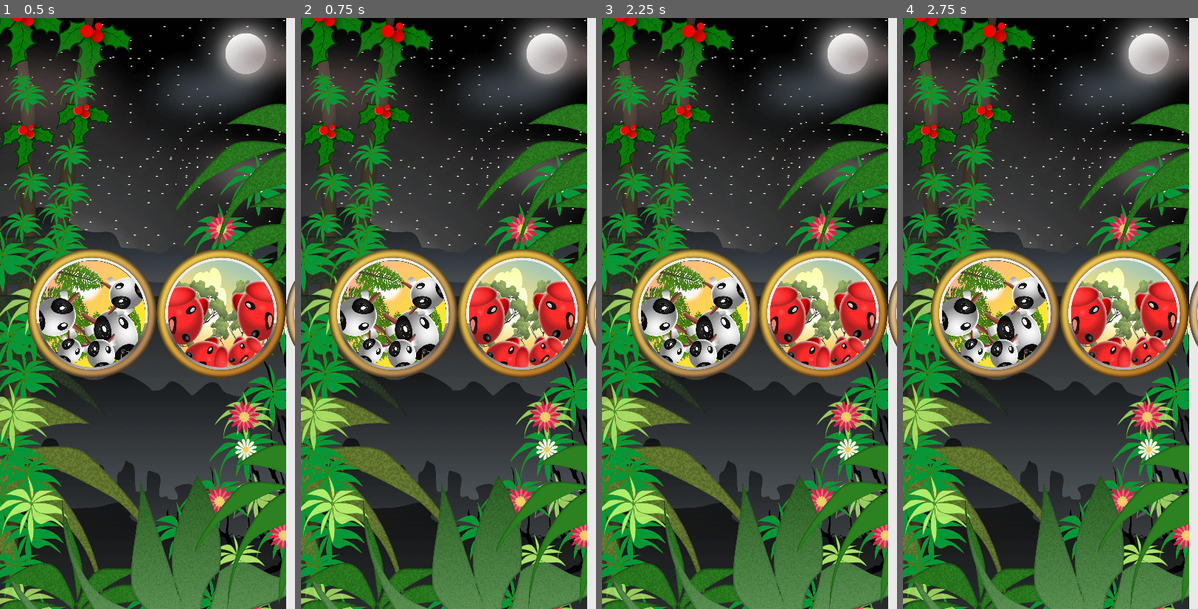
Above: before the commit, frames 1-4 (left to right).
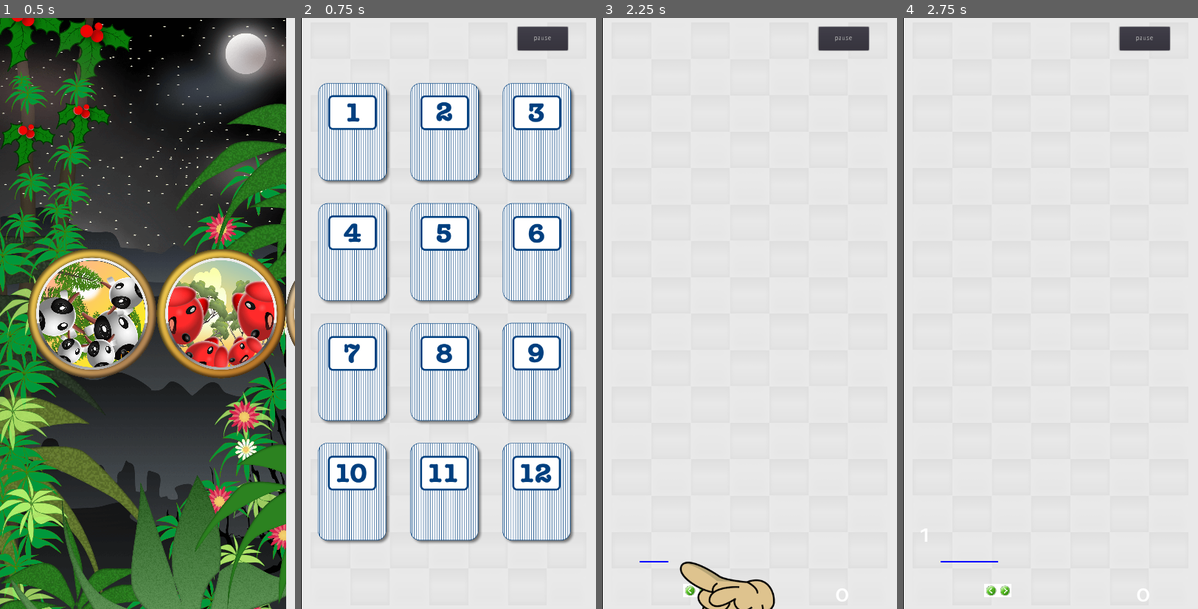
Above: after the commit, the same moments.

Repository: thunderrabbit/conswi
Game: Godot game, scene res://NightDayMainSplash/NightDayMainSplash.tscn
The game is run twice, just before and just after one commit, with the same random seed, the same clock (stepped at 60 frames per second) and the same inputs. This scene is started directly instead of the project's main scene.
Inputs (mouse positions are in pixels of both pictures, inside the frame that each line leads up to):
- Up to frame 1 (0.5 s): no input
- Up to frame 2 (0.75 s): click (392, 313) at 0.52 s
- Up to frame 3 (2.25 s): click (823, 313) at 1.27 s; click (666, 136) at 2.02 s
- Up to frame 4 (2.75 s): no input

Frame 1 is identical in both runs. In frame 2, 96% of the frame differs, in the area x 0-100%, y 0-100%; in frame 3, 95%; in frame 4, 95%.
Error after the commit: Parse Error: The method "get_pos" isn't declared in the current class. (res://subscenes/SteeringPad.gd:30)

Commit message:
Send requested world type to Level select
but it still just shows same buttons

Need to have it read Helpers.requested_world

Diff:
--- a/LevelSelect/LevelSelectScene.gd
+++ b/LevelSelect/LevelSelectScene.gd
@@ -37,7 +37,8 @@
 	add_buttons_to_scene(world_type)
 
 func get_world_type():
-	return G.TYPE_SHEEP		# eventually load from local memory
+	# Helpers.requested_world was set by WorldSelectScene
+	return Helpers.requested_world		# eventually load from local memory
 
 func add_buttons_to_scene(button_type):
 	var button_loc = Vector2(0,0)
--- a/NightDayMainSplash/WorldSelectScript.gd
+++ b/NightDayMainSplash/WorldSelectScript.gd
@@ -25,5 +25,6 @@
 	pass
 
 func world_button_clicked(selected_world_type):
-	print(selected_world_type)
 	print(TileDatabase.tiles[selected_world_type]["ITEM_NAME"])
+	Helpers.requested_world = selected_world_type
+	get_node("/root/SceneSwitcher").goto_scene("res://LevelSelect/LevelSelectScene.tscn")
--- a/helpers/Helpers.gd
+++ b/helpers/Helpers.gd
@@ -36,6 +36,11 @@
 var slots_across = 0
 var slots_down = 0
 var debug_level = 0
+
+# requested_world will be set by WorldSelectScript
+# WorldSelectScript should deal with world permissions
+# WorldSelectScript should deal with world DNE
+var requested_world = 0
 
 # Will be set by LevelSelection scene
 # LevelSelection scene will deal with level entry permissions
